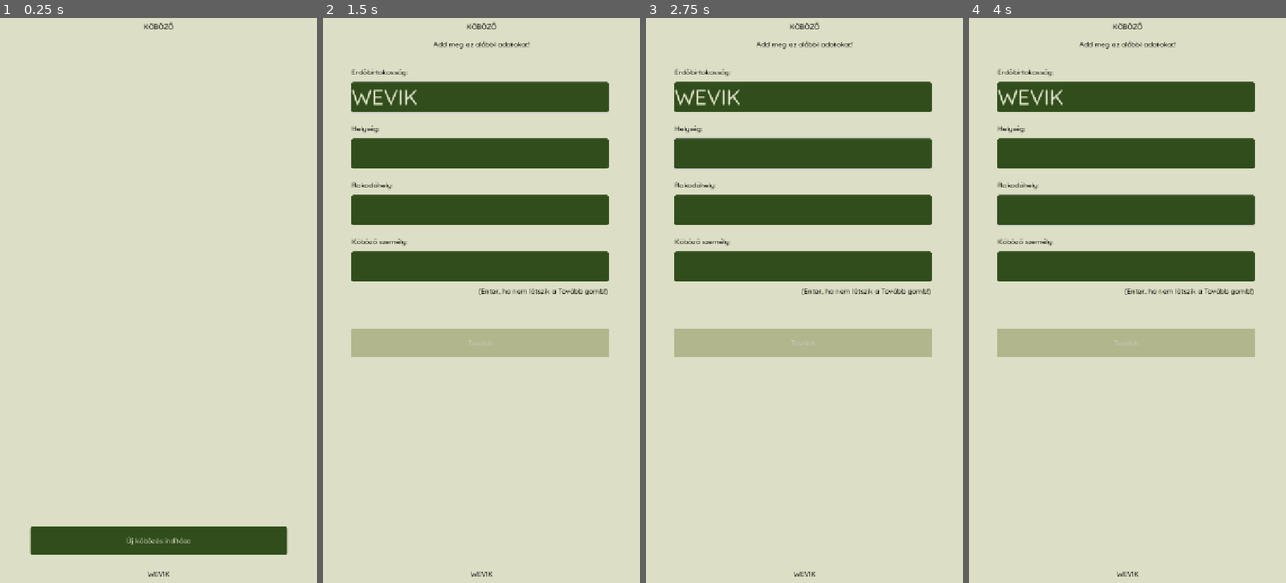
Above: before the commit, frames 1-4 (left to right).
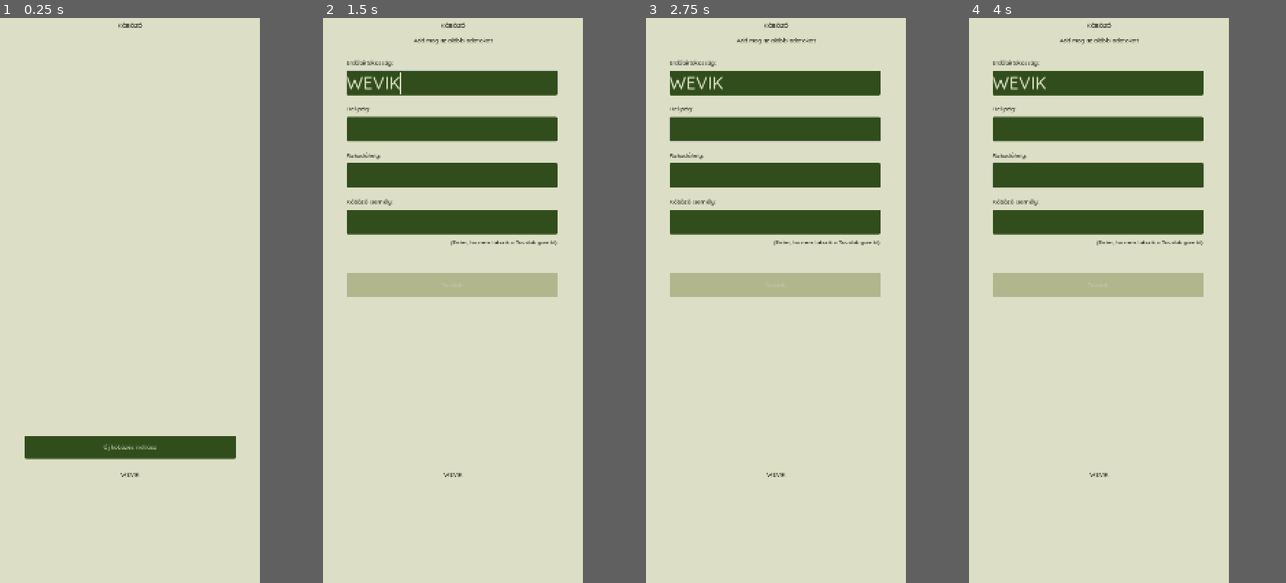
Above: after the commit, the same moments.

Repository: rolika/kob_g
Game: Godot game, scene res://main.tscn
The game is run twice, just before and just after one commit, with the same random seed, the same clock (stepped at 60 frames per second) and the same inputs.
Inputs:
- Up to frame 1 (0.25 s): no input
- Up to frame 2 (1.5 s): click "Új köbözés indítása" at 0.5 s; type "WEVIK" at 1.25 s
- Up to frame 3 (2.75 s): tap Enter at 2 s
- Up to frame 4 (4 s): tap Space at 2.75 s; tap Enter at 3.5 s
The window is 450x800 before the commit and 369x800 after it. Grey fills any space a smaller window leaves; there, only what the larger window draws over its background counts as a difference.

The runs differ from the first frame. In frame 1, 7.0% of the frame differs, in the area x 7-91%, y 0-99%; in frame 2, 28%; in frame 3, 28%; in frame 4, 27%.

Commit message:
create hud layout

Diff:
--- a/project.godot
+++ b/project.godot
@@ -24,7 +24,7 @@
 [display]
 
 window/size/viewport_width=720
-window/size/viewport_height=1280
+window/size/viewport_height=1560
 window/stretch/mode="canvas_items"
 window/handheld/orientation=1
 
--- /dev/null
+++ b/scenes/hud.tscn
@@ -0,0 +1,79 @@
+[gd_scene load_steps=11 format=3 uid="uid://cumltahf0qpyi"]
+
+[ext_resource type="Texture2D" uid="uid://bgvnxgaceb36u" path="res://assets/icons/backward_icon.png" id="1_oo0fn"]
+[ext_resource type="Texture2D" uid="uid://bjgcj1ja71uec" path="res://assets/icons/forward_icon.png" id="2_5ysmq"]
+[ext_resource type="Texture2D" uid="uid://o7vhkl1djkdl" path="res://assets/icons/wevik_icon.png" id="3_5ysmq"]
+
+[sub_resource type="StyleBoxEmpty" id="StyleBoxEmpty_6fi6k"]
+
+[sub_resource type="StyleBoxEmpty" id="StyleBoxEmpty_uo2fv"]
+
+[sub_resource type="StyleBoxEmpty" id="StyleBoxEmpty_047uy"]
+
+[sub_resource type="StyleBoxEmpty" id="StyleBoxEmpty_5ysmq"]
+
+[sub_resource type="StyleBoxEmpty" id="StyleBoxEmpty_5pdws"]
+
+[sub_resource type="StyleBoxEmpty" id="StyleBoxEmpty_0i1j5"]
+
+[sub_resource type="StyleBoxEmpty" id="StyleBoxEmpty_hd3ao"]
+
+[node name="Hud" type="Node2D"]
+
+[node name="VBoxContainer" type="VBoxContainer" parent="."]
+offset_right = 40.0
+offset_bottom = 40.0
+
+[node name="HeaderContainer" type="HBoxContainer" parent="VBoxContainer"]
+custom_minimum_size = Vector2(720, 64)
+layout_mode = 2
+
+[node name="BackwardButton" type="Button" parent="VBoxContainer/HeaderContainer"]
+layout_mode = 2
+icon = ExtResource("1_oo0fn")
+
+[node name="Label" type="Label" parent="VBoxContainer/HeaderContainer"]
+layout_mode = 2
+size_flags_horizontal = 3
+theme_override_font_sizes/font_size = 50
+text = "K Ö B Ö Z Ő"
+horizontal_alignment = 1
+vertical_alignment = 1
+
+[node name="ForwardButton" type="Button" parent="VBoxContainer/HeaderContainer"]
+layout_mode = 2
+icon = ExtResource("2_5ysmq")
+
+[node name="ContentContainer" type="PanelContainer" parent="VBoxContainer"]
+custom_minimum_size = Vector2(720, 1364)
+layout_mode = 2
+theme_override_styles/panel = SubResource("StyleBoxEmpty_6fi6k")
+
+[node name="FooterContainer" type="HBoxContainer" parent="VBoxContainer"]
+custom_minimum_size = Vector2(720, 64)
+layout_mode = 2
+
+[node name="BackwardButton" type="Button" parent="VBoxContainer/FooterContainer"]
+custom_minimum_size = Vector2(123, 123)
+layout_mode = 2
+icon = ExtResource("1_oo0fn")
+icon_alignment = 1
+
+[node name="HomeButton" type="Button" parent="VBoxContainer/FooterContainer"]
+layout_mode = 2
+size_flags_horizontal = 3
+theme_override_styles/focus = SubResource("StyleBoxEmpty_uo2fv")
+theme_override_styles/disabled = SubResource("StyleBoxEmpty_047uy")
+theme_override_styles/hover_mirrored = SubResource("StyleBoxEmpty_5ysmq")
+theme_override_styles/hover = SubResource("StyleBoxEmpty_5pdws")
+theme_override_styles/pressed = SubResource("StyleBoxEmpty_0i1j5")
+theme_override_styles/normal = SubResource("StyleBoxEmpty_hd3ao")
+icon = ExtResource("3_5ysmq")
+flat = true
+icon_alignment = 1
+
+[node name="ForwardButton" type="Button" parent="VBoxContainer/FooterContainer"]
+custom_minimum_size = Vector2(123, 123)
+layout_mode = 2
+icon = ExtResource("2_5ysmq")
+icon_alignment = 1
Binary file added: assets/icons/wevik_icon.png
Not shown, added: assets/icons/wevik_icon.png.import
